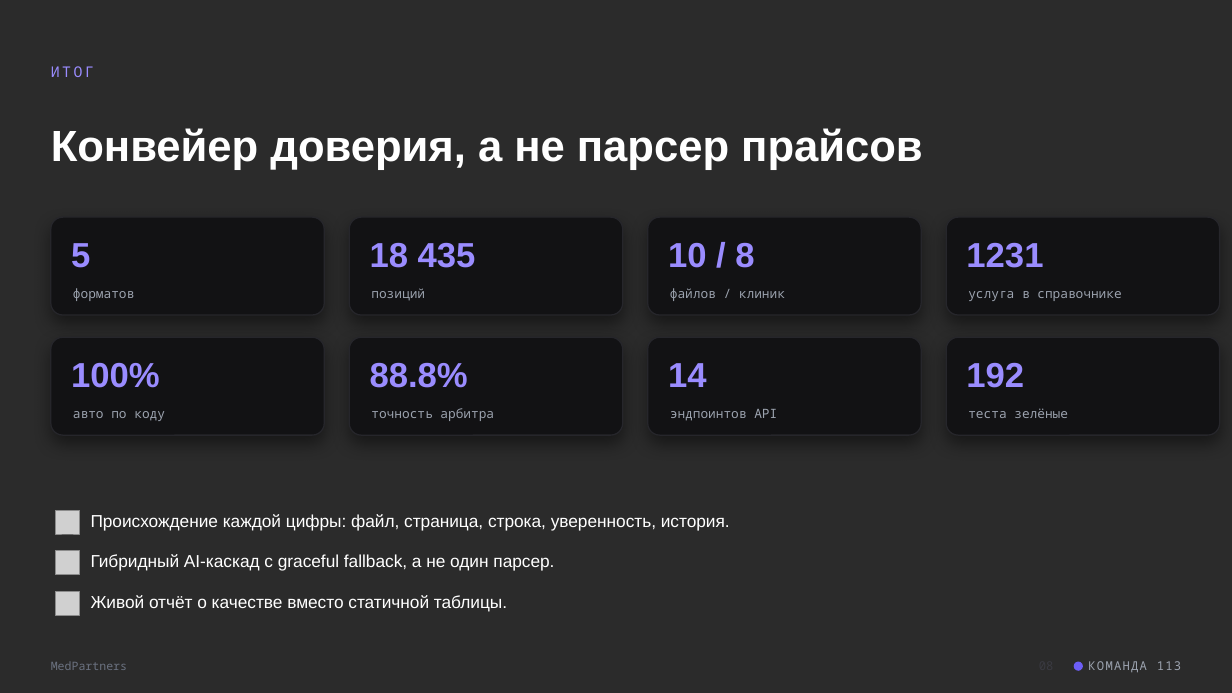
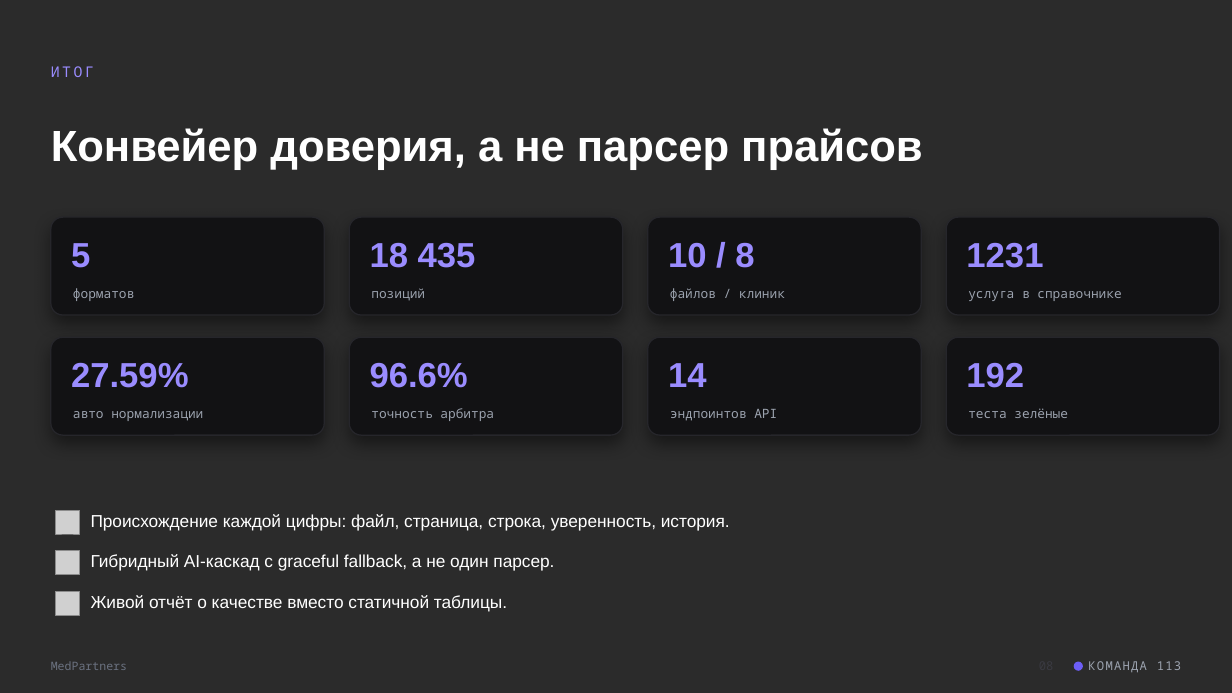
Before and after one commit to k4ssymzhomart/medarchive, a slide deck: slide 8 of docs_report/MedPartners_113.pptx. Drawn at 1232x693 pixels with LibreOffice and Linux fonts; fonts in the diff are those of the drawing; grey boxes stand for pictures; background and template pictures are left out; a plain dark background stands for a picture behind light text. Boxes give left, top, right and bottom in pixels: in the first picture for what was removed or moved away, otherwise in the second. Text is boxed around its words. In the diff, an @@ line names an element or a change of style, - is before the commit and + after.

```diff
--- a/docs_report/MedPartners_113.pptx
+++ b/docs_report/MedPartners_113.pptx
@@ text at (71,362,188,388): text changed @@
-100%
+27.59%
@@ text at (370,362,468,388): text changed @@
-88.8%
+96.6%
@@ text at (73,411,203,421): text changed @@
-авто по коду
+авто нормализации
```
Also in this commit, not shown: 1 other slide changed.
